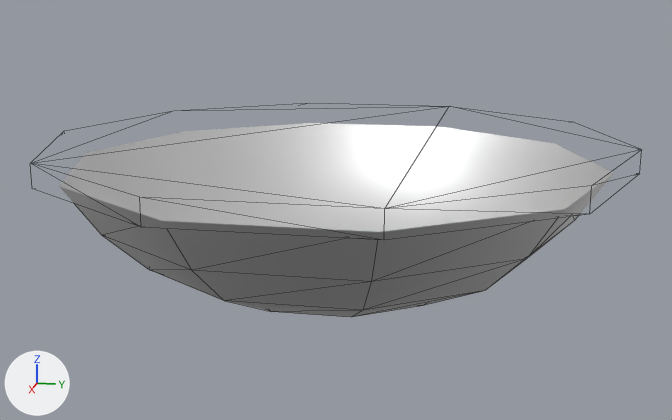
Two versions of the glTF model asset_packs/props/Quaternius_Furniture/GLB/Light_Ceiling5.glb, one commit apart.
Before and after are seen from a 50 mm lens placed at (0.862, 0.173, 0.149), pointed at (0.0, 0.0, -0.066). Arrows for +X, +Y and +Z are at lower left; the lights stay in place. The first picture is the older version. Mesh edges are drawn as thin lines.

Names of what the first picture shows: 'Light_Ceiling5'.
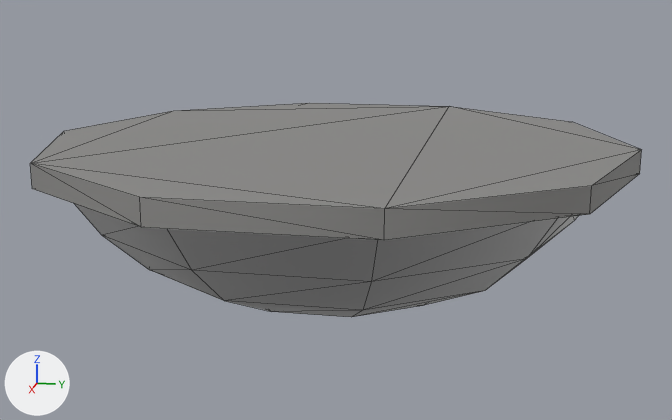
What changed in the scene script:
```text
Change mat_grey:
    mat_grey.alpha: 0.0 -> 1.0
```

Changed parts and their boxes [x1, y1, x2, y2] in the pictures (672 x 420 px):
'Light_Ceiling5', surface changed
    both: [30, 103, 641, 241]
